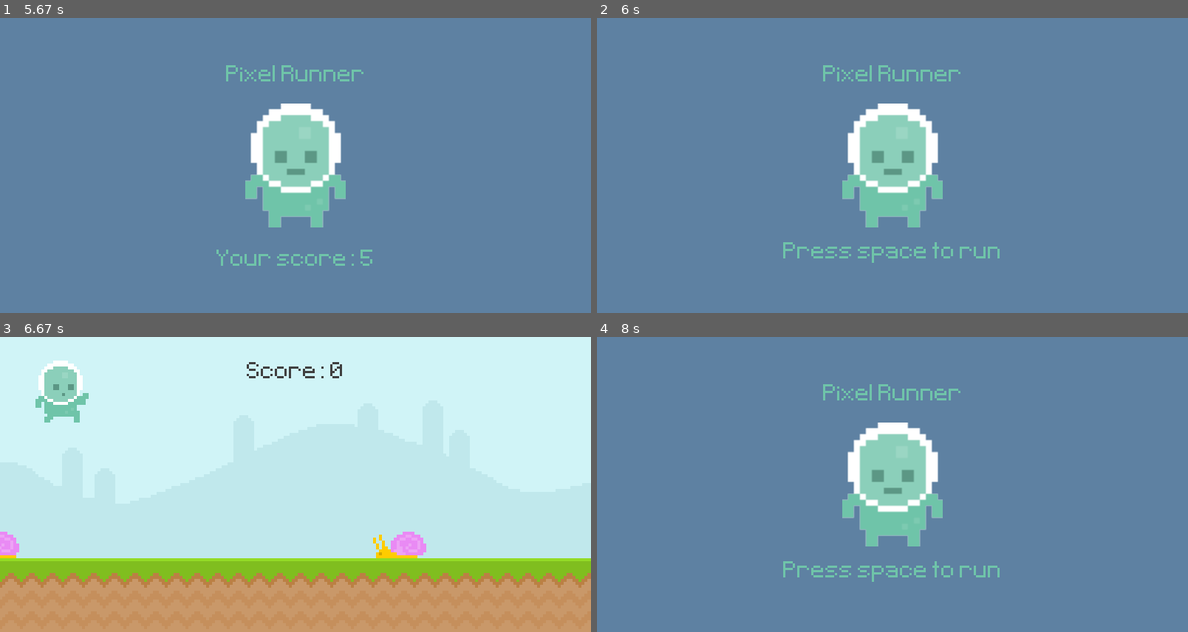
Above: before the commit, frames 1-4 (two rows, left to right).
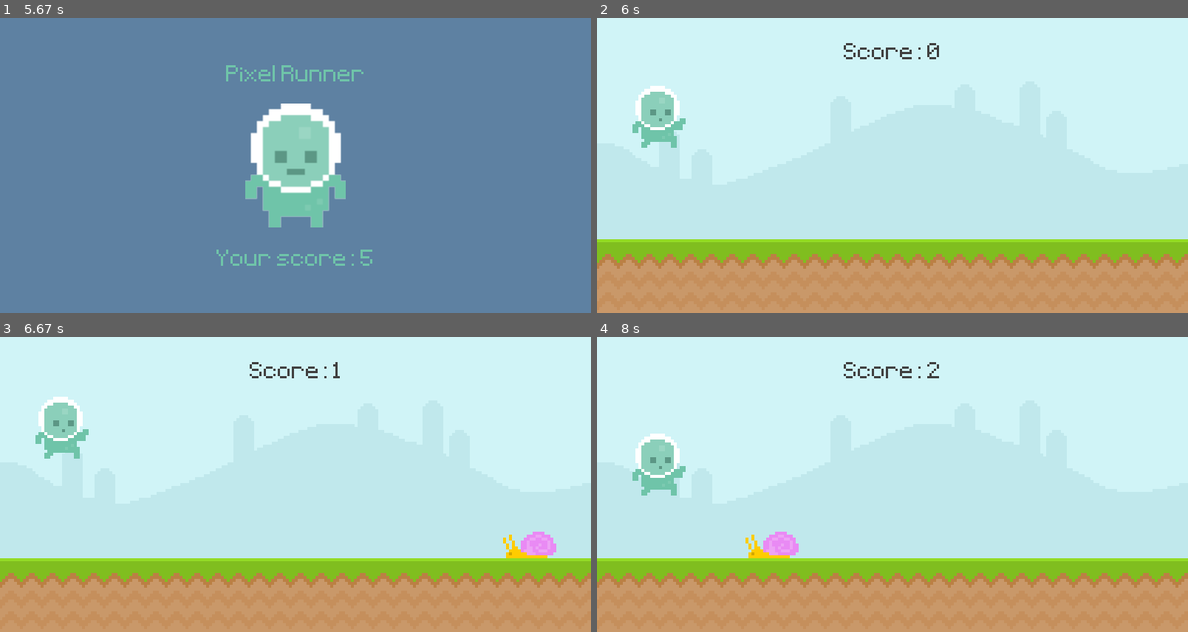
Above: after the commit, the same moments.

Repository: WebDevJasonCameron/pygame_study
Game: pygame game, started from pygame_intro/runner_game.py
Same seed, same stepped clock (60 frames per second), same inputs: the game is played once before the commit and once after it.
Inputs:
- Up to frame 1 (5.67 s): tap Space at 0.33, 2.17, 2.57, 2.87, 3.38, 3.6, 3.88, 4.1, 4.32, 4.78, 5, 5.62 s
- Up to frame 2 (6 s): tap Space at 5.83 s
- Up to frame 3 (6.67 s): tap Space at 6.05, 6.28, 6.5 s
- Up to frame 4 (8 s): tap Space at 7.18, 7.4, 7.68, 7.9 s

Frame 1 is identical in both runs. In frame 2, 100% of the frame differs, in the area x 0-100%, y 0-100%; in frame 3, 3.9%; in frame 4, 100%.

Commit message:
fix bug on collision

Diff:
--- a/pygame_intro/runner_game.py
+++ b/pygame_intro/runner_game.py
@@ -122,6 +122,7 @@
 
 def collision_sprite():
     if pygame.sprite.spritecollide(player.sprite, obstacle_group, False):
+        obstacle_group.empty()
         return False
     else:
         return True
